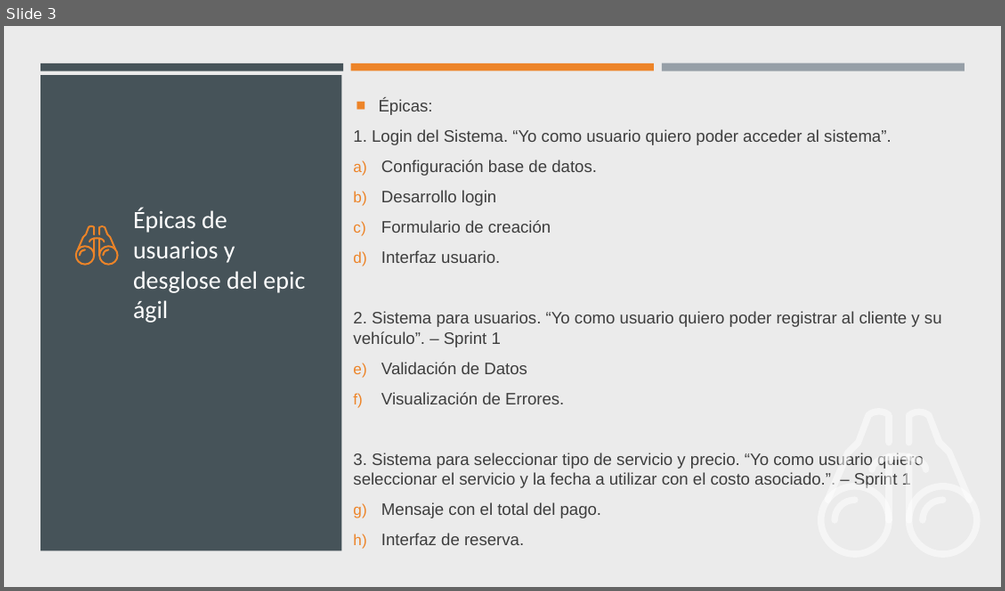
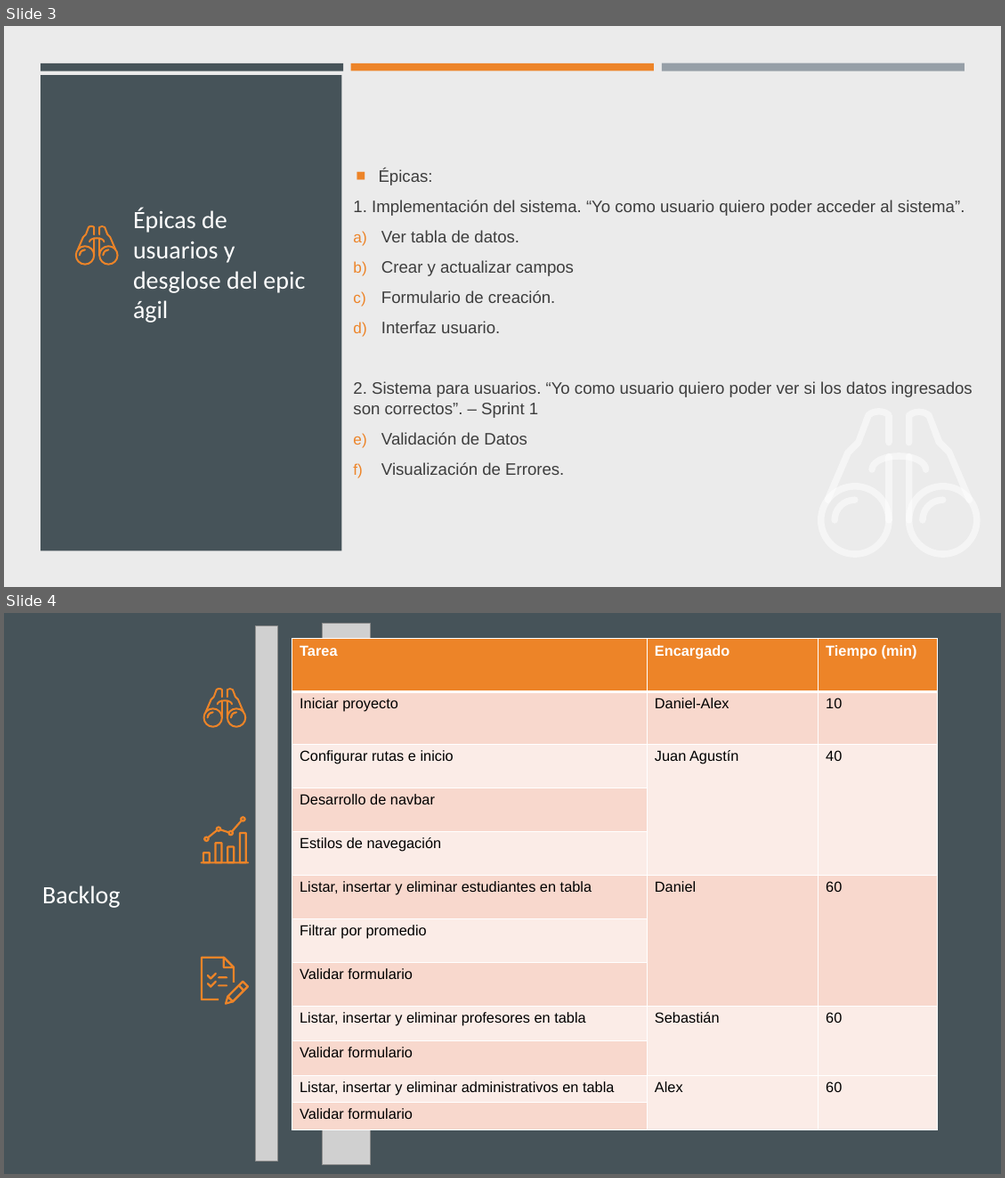
Before and after one commit to DanSotoC/formativa-2.1-tipo-problemas, a slide deck: Docs/Evaluación Sumativa - Daniel Soto.pptx. Shown one above the other, each under a label of ours: slide 3 before the commit, slides 3 and 4 after it. The pictures are 1005x591 and 1005x1178 pixels, drawn with LibreOffice and Linux fonts; fonts in the diff are those of the drawing; grey boxes stand for pictures. Boxes give left, top, right and bottom in pixels: in the first picture for what was removed or moved away, otherwise in the second. Text is boxed around its words. In the diff, an @@ line names an element or a change of style, - is before the commit and + after.

```diff
--- a/Docs/Evaluación Sumativa - Daniel Soto.pptx
+++ b/Docs/Evaluación Sumativa - Daniel Soto.pptx
@@ slide 4 added at box(4, 613, 1001, 1174), background #FFFFFF @@
@@ rectangle added at box(4, 613, 1001, 1174), fill #465359 @@
@@ picture added at box(255, 625, 277, 1160) @@
@@ table added at box(291, 639, 938, 1130), 12 rows, 3 columns @@
+Tarea | Encargado | Tiempo (min)
+Iniciar proyecto | Daniel-Alex | 10
+Configurar rutas e inicio | Juan Agustín | 40
+Desarrollo de navbar |  | 
+Estilos de navegación |  | 
+Listar, insertar y eliminar estudiantes en tabla | Daniel | 60
+Filtrar por promedio |  | 
+Validar formulario |  | 
+Listar, insertar y eliminar profesores en tabla | Sebastián | 60
+Validar formulario |  | 
+Listar, insertar y eliminar administrativos en tabla | Alex | 60
+Validar formulario |  | 
@@ picture added at box(322, 624, 370, 1165) @@
@@ group added at box(202, 688, 247, 728): 9 freeform shapes @@
@@ group added at box(201, 817, 250, 864): 12 freeform shapes @@
@@ title added at box(42, 885, 121, 908), 24 pt, text #FFFFFF @@
+Backlog
@@ group added at box(201, 957, 249, 1004): 9 freeform shapes @@
@@ slide 3 changed as well @@
@@ text at box(353, 200, 964, 303): text changed @@
-1. Login del Sistema. “Yo como usuario quiero poder acceder al sistema”.
-a) Configuración base de datos.
-b) Desarrollo login
-c) Formulario de creación
+1. Implementación del sistema. “Yo como usuario quiero poder acceder al sistema”.
+a) Ver tabla de datos.
+b) Crear y actualizar campos
+c) Formulario de creación.
@@ text at box(353, 381, 972, 418): text changed @@
-2. Sistema para usuarios. “Yo como usuario quiero poder registrar al cliente y su vehículo”. – Sprint 1
+2. Sistema para usuarios. “Yo como usuario quiero poder ver si los datos ingresados son correctos”. – Sprint 1
@@ text at box(353, 452, 923, 545): paragraphs removed @@
-3. Sistema para seleccionar tipo de servicio y precio. “Yo como usuario quiero seleccionar el servicio y la fecha a utilizar con el costo asociado.”. – Sprint 1
-a) Mensaje con el total del pago.
-b) Interfaz de reserva.
```
Also in this commit, not shown: 4 other slides changed.
